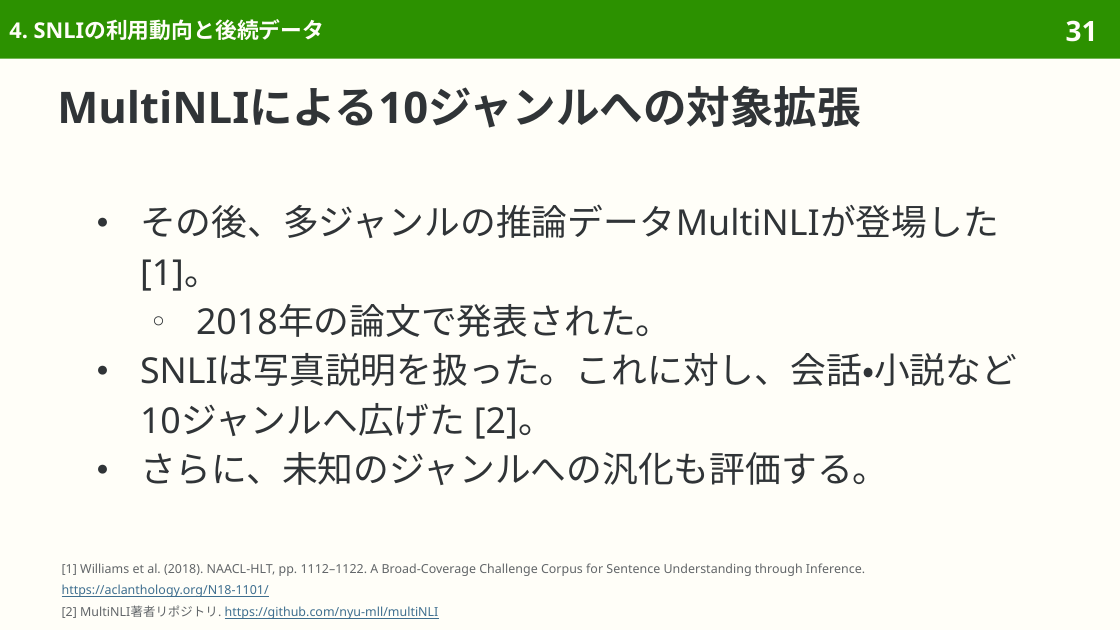
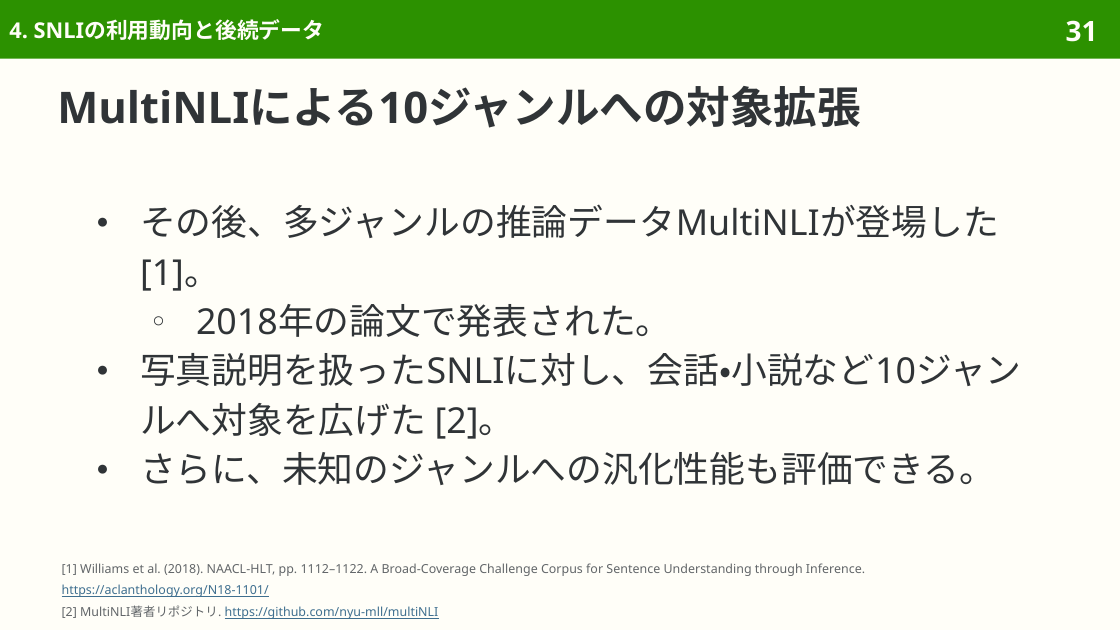
Before and after one commit to sasakiy84/datasets-in-10-minutes, a slide deck: slide 31 of slides/datasets-in-10-minutes-snli.pptx. Drawn at 1120x630 pixels with LibreOffice and Linux fonts; fonts in the diff are those of the drawing. Boxes give left, top, right and bottom in pixels: in the first picture for what was removed or moved away, otherwise in the second. Text is boxed around its words. In the diff, an @@ line names an element or a change of style, - is before the commit and + after.

```diff
--- a/slides/datasets-in-10-minutes-snli.pptx
+++ b/slides/datasets-in-10-minutes-snli.pptx
@@ text at box(140, 353, 1022, 485): text changed @@
-● SNLIは写真説明を扱った。これに対し、会話・小説など10ジャンルへ広げた [2]。
-● さらに、未知のジャンルへの汎化も評価する。
+● 写真説明を扱ったSNLIに対し、会話・小説など10ジャンルへ対象を広げた [2]。
+● さらに、未知のジャンルへの汎化性能も評価できる。
```
Also in this commit, not shown: 15 other slides changed, 7 other files.
